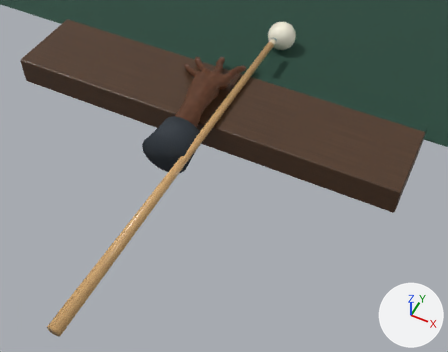
An edit to the Blender file art/studies/rail-bridge-hand.blend, drawn before and after from the same camera.
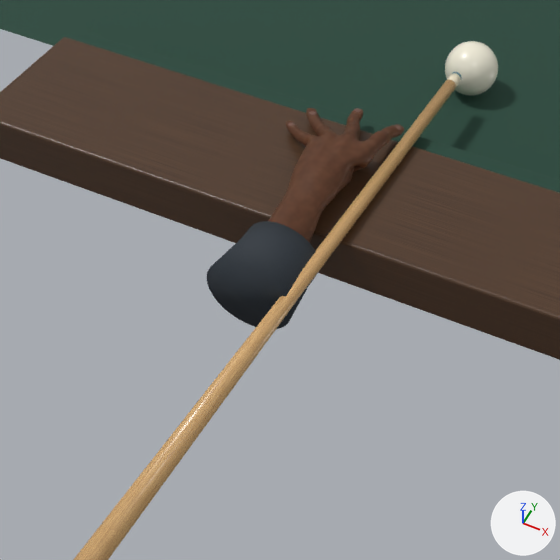
There are two pictures of each version: one whole from a 50 mm camera at (0.409, -0.805, 0.783) aimed at (0.092, -0.172, -0.008), one close up on the part from 7% to 73% of the width and 0% to 84% of the height. The axes (+X, +Y, +Z) are drawn at lower right. The lights are the same throughout. The first two pictures are the older version.

The scene before the commit, as lines of its bpy script (objects in view):
```python
ob_anatomical_left_bridge_hand = bpy.data.objects.new('Anatomical left bridge hand', me_anatomical_left_bridge_hand)
ob_anatomical_left_bridge_hand.location = (0.0, 0.0, 0.0)
ob_shirt_cuff = bpy.data.objects.new('Shirt cuff', me_shirt_cuff)
ob_shirt_cuff.location = (0.0033, -0.1522, 0.0399)
ob_shirt_cuff.rotation_euler = (1.571, 0.0, 0.0)  # degrees (90, 0, 0)
ob_shirt_cuff.scale = (1.25, 1.12, 1.0)
ob_walnut_rail = bpy.data.objects.new('Walnut rail', me_cube)
ob_walnut_rail.location = (0.0, -0.041, 0.0135)
# also in view: 'Cushion' at (0.0, 0.047, 0.014); 'Cloth bed' at (0.0, 0.75, -0.001); 'Maple shaft' at (0.041, -0.212, 0.052); 'Cue ball' at (0.041, 0.194, 0.029)
```
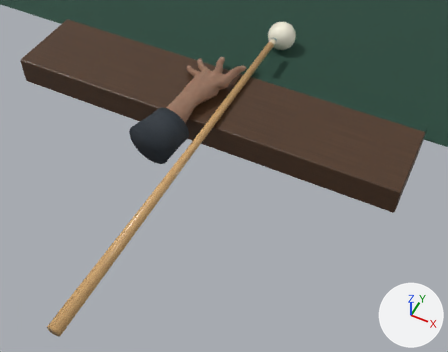
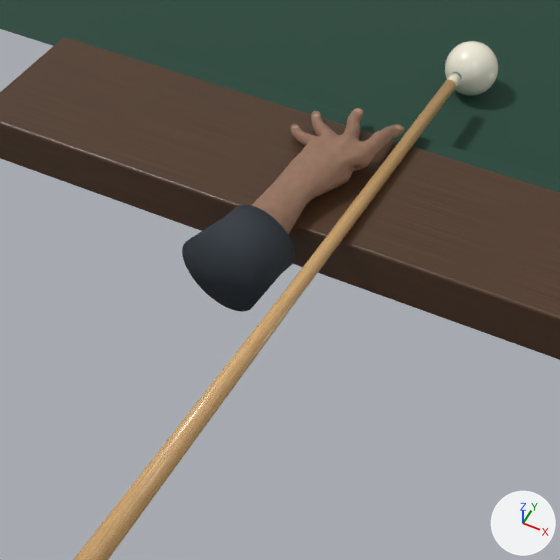
Location of each change, (x1, y1, x2, y2) in pixels of the close-ups (560 x 560 px; the box of a moved part takes in the faces that stretch with it):
'Shirt cuff', moved, turned: before (207, 221, 318, 329); after (182, 205, 295, 312)
'Anatomical left bridge hand', surface changed, reshaped (lighter, 12% wider): before (268, 108, 404, 243); after (252, 108, 404, 235)
part 1 of me_anatomical_left_bridge_hand, moved or reshaped: before (268, 108, 362, 243); after (252, 111, 362, 235)

Edits to the bpy script that builds the scene:
```text
Add img_skin_detail_sample:
    img_skin_detail_sample = load_image('Skin detail sample', '_unpacked/Skin_detail_sample', 256, 256, 'sRGB')
Change mat_warm_skin:
    remove # nodes: BsdfPrincipled, Bump, OutputMaterial, TexCoord, TexNoise x2, ValToRGB
    remove # colours: brown #4c2c1d, brown #6c452e
    nodes: Attribute, BsdfPrincipled, Bump, Math x2, MixRGB x2, OutputMaterial, TexCoord, TexImage, TexNoise, ValToRGB, VectorMath
    colours: brown #9b7560, beige #ad8871, light grey #cab5ad
    uses the picture img_skin_detail_sample
Change me_anatomical_left_bridge_hand:
    used by ob_anatomical_left_bridge_hand; location = (0.0, 0.0, 0.0)
    remove me_anatomical_left_bridge_hand.from_pydata(...)  # 27529 vertices, 27489 faces; spans x -0.079..0.032, y -0.18..0.049, z 0.014..0.076
    add me_anatomical_left_bridge_hand.from_pydata(...)  # 27529 vertices, 27489 faces; spans x -0.071..0.032, y -0.172..0.049, z 0.014..0.076
    me_anatomical_left_bridge_hand part 1: 10777 of 27529 vertices moved; they spanned x -0.079..0.027, y -0.18..0.033, z 0.014..0.076 and now span x -0.071..0.022, y -0.172..0.031, z 0.014..0.076; mean shift (-0.003, 0.002, 0.0); largest move (-0.021, -0.18, 0.044) -> (-0.051, -0.167, 0.044)
Change ob_shirt_cuff:
    ob_shirt_cuff.location: (0.0033, -0.1522, 0.0399) -> (-0.0225, -0.1434, 0.0399)
    ob_shirt_cuff.rotation_euler: (1.571, 0.0, 0.0) -> (1.571, 0.0, -0.175)  # degrees (90, 0, 0) -> degrees (90, 0, -10)
```
